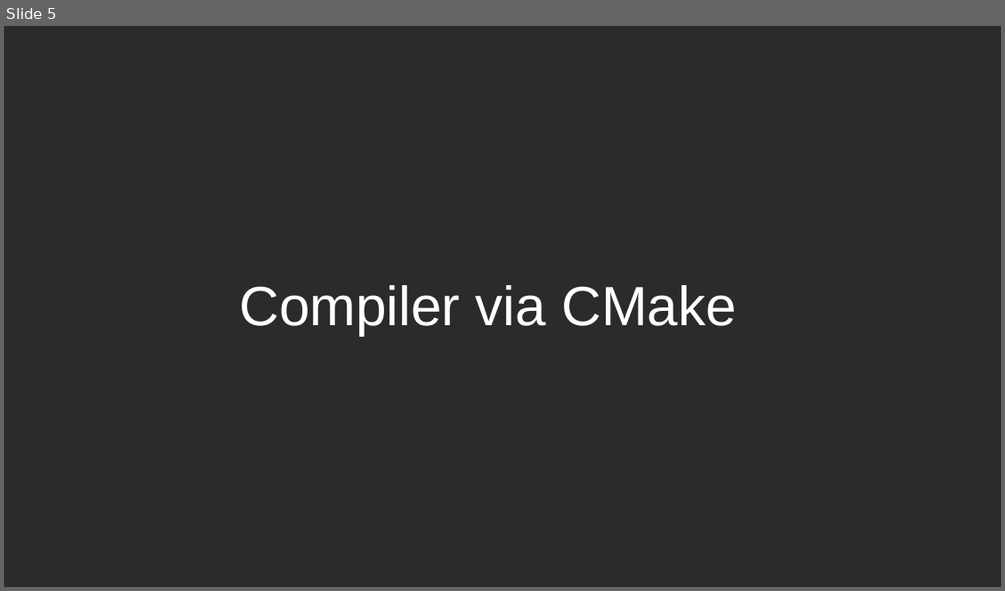
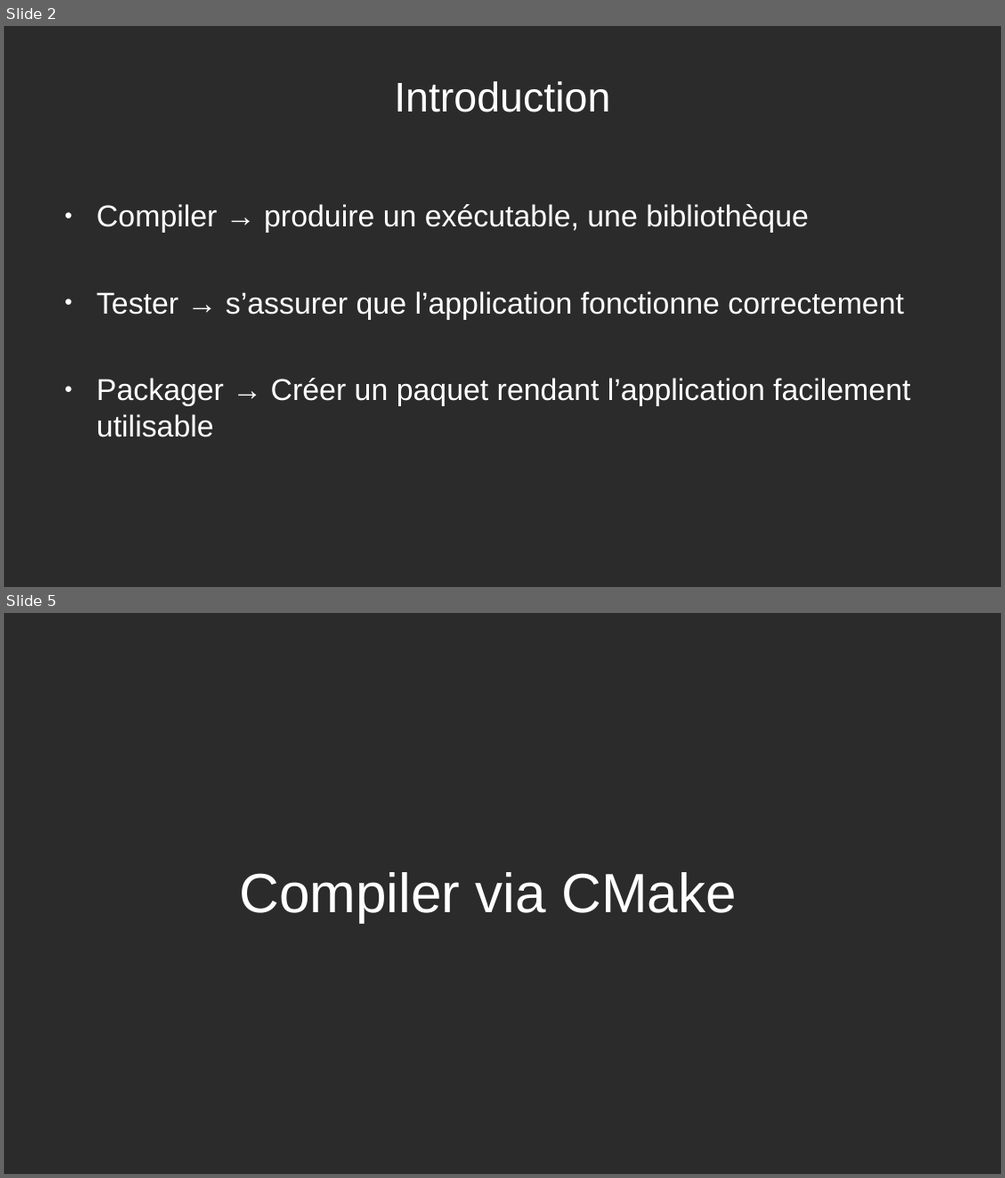
Before and after one commit to joeBlinx/Presentation_CMake, a slide deck: Presentation_CMake.odp. Shown one above the other, each under a label of ours: slide 5 before the commit, slides 2 and 5 after it; the slides between them are not shown. The pictures are 1005x591 and 1005x1178 pixels, drawn with LibreOffice and Linux fonts; fonts in the diff are those of the drawing; background and template pictures are left out; a plain dark background stands for a picture behind light text. Boxes give left, top, right and bottom in pixels: in the first picture for what was removed or moved away, otherwise in the second. Text is boxed around its words. In the diff, an @@ line names an element or a change of style, - is before the commit and + after.

```diff
--- a/Presentation_CMake.odp
+++ b/Presentation_CMake.odp
@@ slide 2 added at (4,26,1001,587), background picture (left out) @@
@@ title added at (394,81,610,112), 33 pt, text #FFFFFF @@
+Introduction
@@ text added at (97,204,910,437), 24 pt, text #FFFFFF @@
+● Compiler → produire un exécutable, une bibliothèque
+● Tester → s’assurer que l’application fonctionne correctement
+● Packager → Créer un paquet rendant l’application facilement utilisable
```
Also in this commit, not shown: 3 slides changed, 1 other slide added, 2 slides removed, 1 other file.
